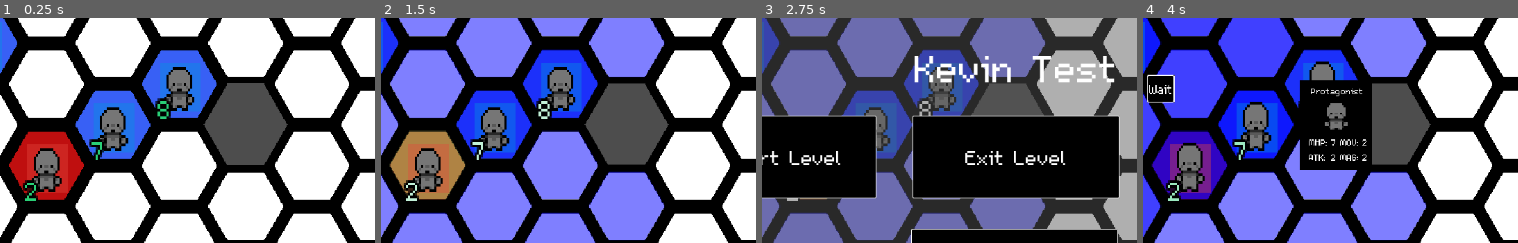
Above: before the commit, frames 1-4 (left to right).
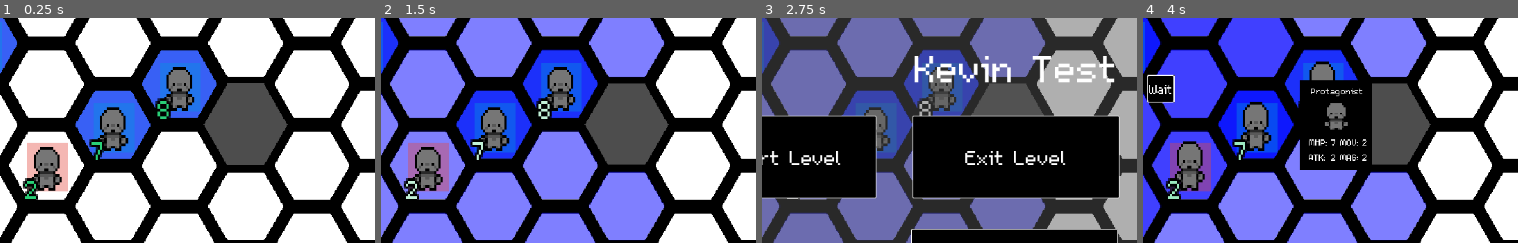
Above: after the commit, the same moments.

Repository: DubiousDuck/Manny-Takes-on-Upper-Management
Game: Godot game, scene res://stages/kevin_test.tscn
Two runs of this game, one before a commit and one after it. Both use one fixed random seed, a clock stepped at 60 frames per second and the inputs below. This scene is started directly instead of the project's main scene.
Inputs (mouse positions are % of the whole screen's width and height, from its top left):
- Up to frame 1 (0.25 s): no input
- Up to frame 2 (1.5 s): tap Enter (ui_accept) at 0.5 s; drag from (30, 37) to (13, 19) at 0.52 s; click "Basic Punch" at 1.25 s
- Up to frame 3 (2.75 s): click (98, 5) at 2 s
- Up to frame 4 (4 s): click "Restart Level" at 2.75 s; drag from (13, 19) to (30, 37) at 3.52 s
The pictures show only the part of the screen within x 15-65%, y 12-62%; the shares and areas given below are measured in that part.

The runs differ from the first frame. In frame 1, 3.9% of the frame differs, in the area x 2-23%, y 50-82%; in frame 2, 3.9%, in the area x 2-23%, y 49-82%; in frame 3, less than 0.1%; in frame 4, 3.6%.
Error in both runs: Invalid call. Nonexistent function 'get_attribute' in base 'Nil'. (res://unit/unit.gd:73)

Commit message:
fixes bugs when there are fewer units than default

Diff:
--- a/unit/UnitContainer.gd
+++ b/unit/UnitContainer.gd
@@ -45,11 +45,15 @@
 		for index in range(unit_data_array.size()):
 			unassigned[index].unit_data = unit_data_array[index]
 
+		var valid_units: Array[Unit] = []
 		for unit in units:
 			if unit.unit_data == null:
+				unit.hide()
 				unit.queue_free()
 			else:
 				unit.load_unit_data()
+				valid_units.append(unit)
+		units = valid_units
 	else:
 		#TODO: Dynamically set enemies based on parameters
 		for unit in units:
@@ -447,5 +451,5 @@
 	#recount how many children unit this group has
 	units = []
 	for unit in get_children():
-		if !unit.is_dead:
+		if !unit.is_dead and unit.unit_data != null:
 			units.append(unit)
